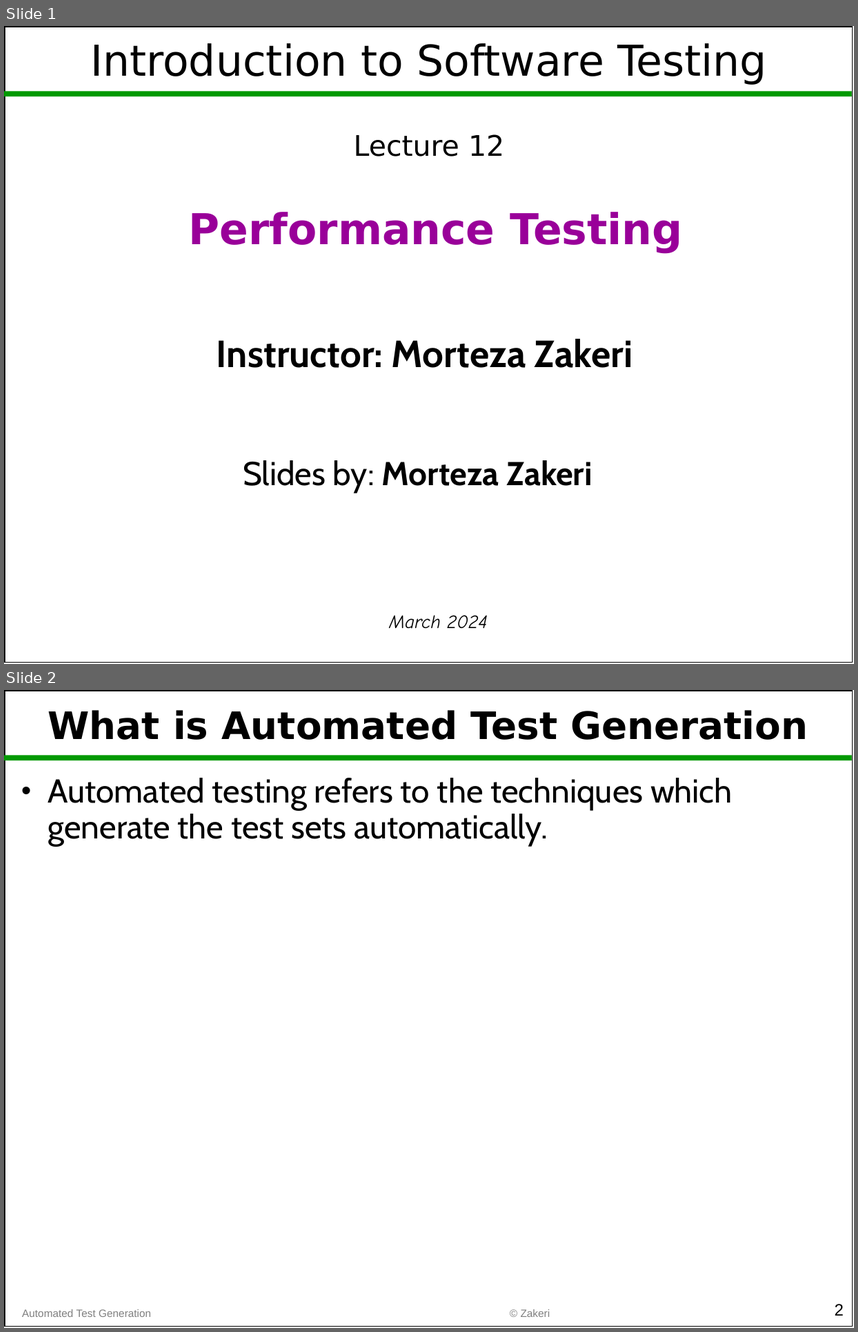
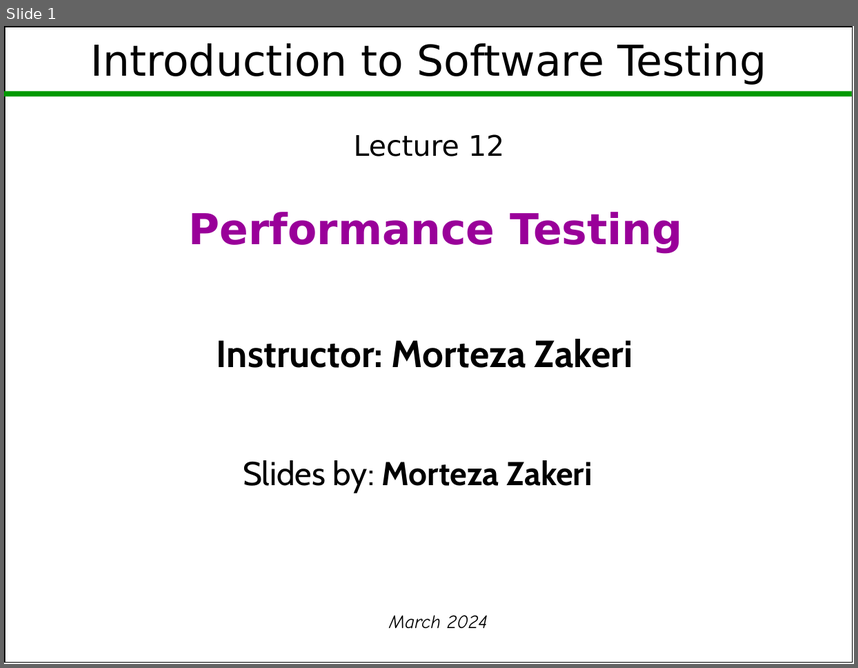
Before and after one commit to m-zakeri/SoftwareTesting, a slide deck: lectures/Lec12_performance_testing.pptx. Shown one above the other, each under a label of ours: slides 1 and 2 before the commit, slide 1 after it. The pictures are 858x1332 and 858x668 pixels, drawn with LibreOffice and Linux fonts; fonts in the diff are those of the drawing. Boxes give left, top, right and bottom in pixels: in the first picture for what was removed or moved away, otherwise in the second. Text is boxed around its words. In the diff, an @@ line names an element or a change of style, - is before the commit and + after.

```diff
--- a/lectures/Lec12_performance_testing.pptx
+++ b/lectures/Lec12_performance_testing.pptx
@@ slide 2 removed at (4, 690, 854, 1328), background #FFFFFF; not listed: 2 template elements that a slide beside it also shows @@
@@ title removed at (48, 710, 808, 740) @@
-What is Automated Test Generation
@@ text removed at (48, 778, 733, 846) @@
-• Automated testing refers to the techniques which generate the test sets automatically.
@@ text removed at (22, 1309, 151, 1317) @@
-Automated Test Generation
@@ text removed at (521, 1309, 550, 1317) @@
-© Zakeri
@@ page number removed at (835, 1303, 844, 1315) @@
-2
```
Also in this commit, not shown: 78 slides added, 1 other slide removed, 45 other files.
